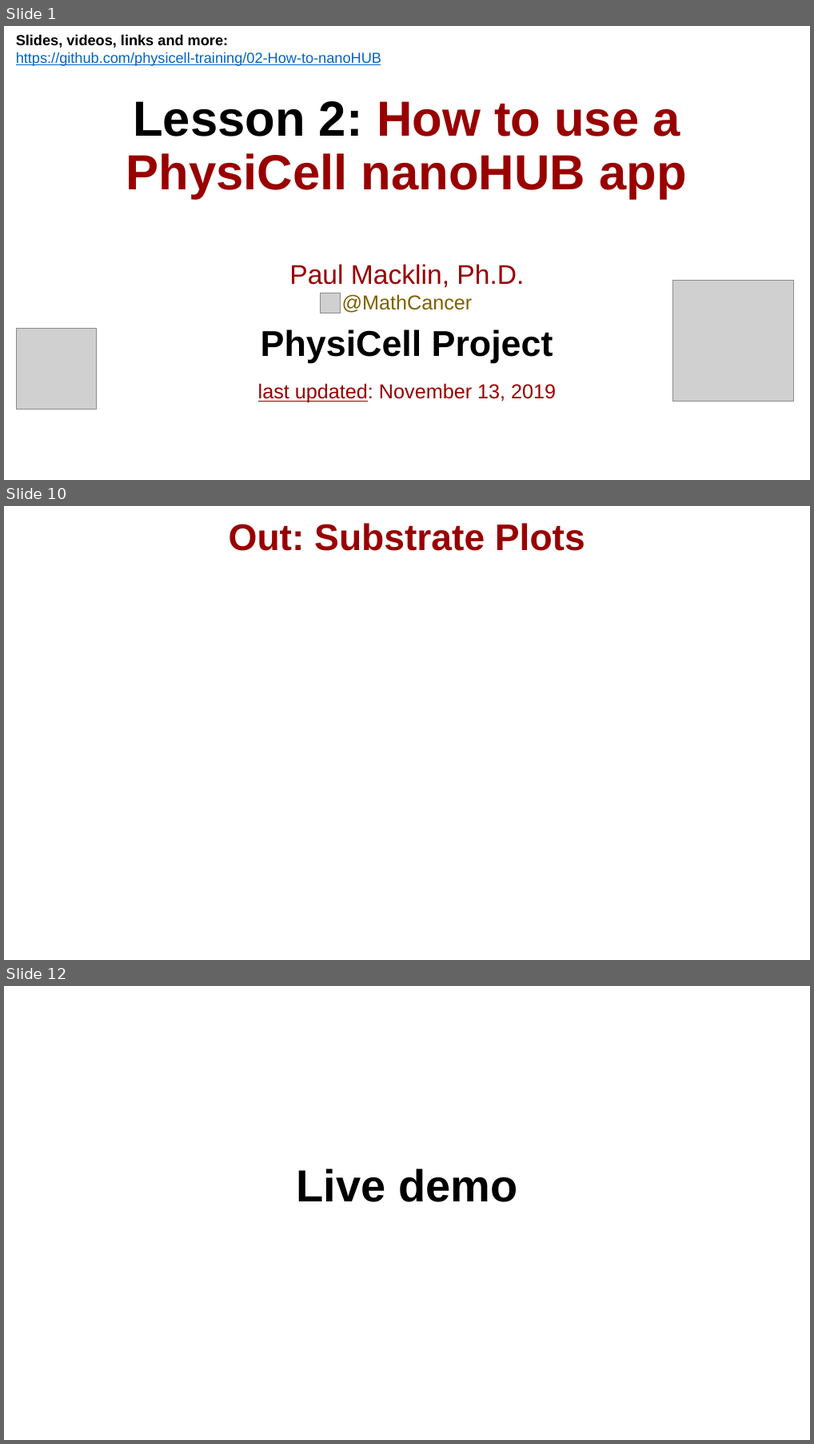
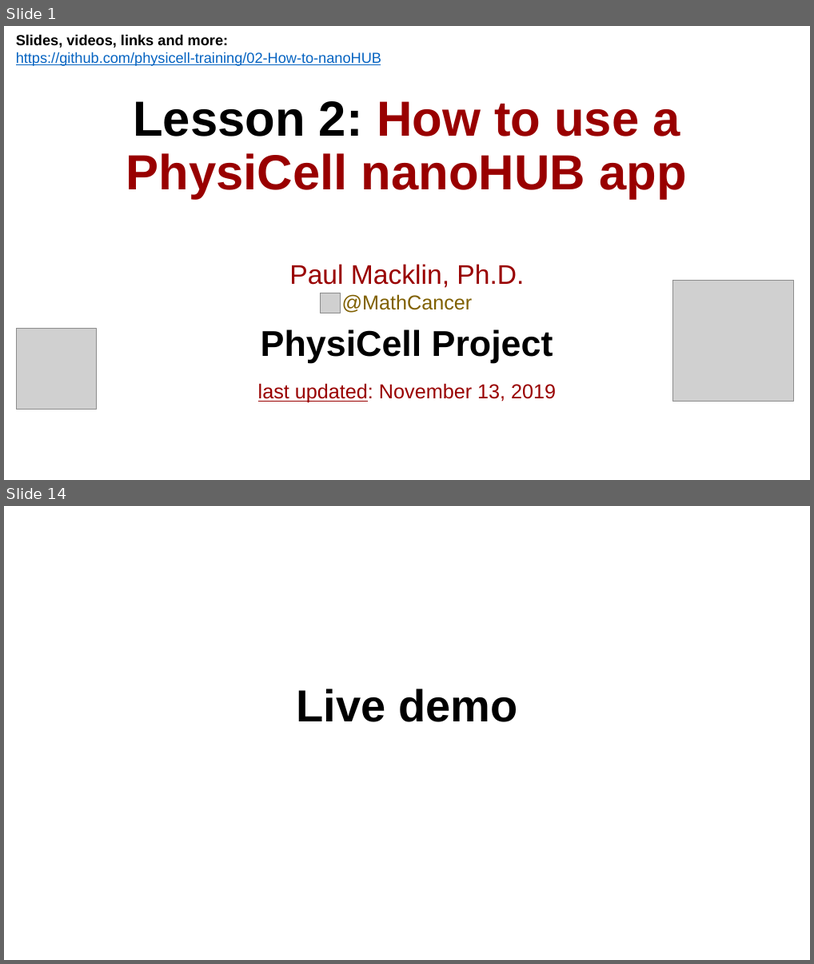
Before and after one commit to physicell-training/02-How-to-nanoHUB, a slide deck: pptx_source/02-How-to-nanoHUB.pptx. Shown one above the other, each under a label of ours: slides 1, 10 and 12 before the commit, slides 1 and 14 after it; the slides between them are not shown. The pictures are 814x1444 and 814x964 pixels, drawn with LibreOffice and Linux fonts; fonts in the diff are those of the drawing; grey boxes stand for pictures; background and template pictures are left out. Boxes give left, top, right and bottom in pixels: in the first picture for what was removed or moved away, otherwise in the second. Text is boxed around its words. In the diff, an @@ line names an element or a change of style, - is before the commit and + after.

```diff
--- a/pptx_source/02-How-to-nanoHUB.pptx
+++ b/pptx_source/02-How-to-nanoHUB.pptx
@@ slide 10 removed at [4, 506, 810, 960], background #FFFFFF @@
@@ title removed at [229, 523, 586, 551] @@
-Out: Substrate Plots
@@ what was slide 12 is now slide 14 @@
```
Also in this commit, not shown: 5 slides changed, 7 slides added, 4 other slides removed, 1 other file.
